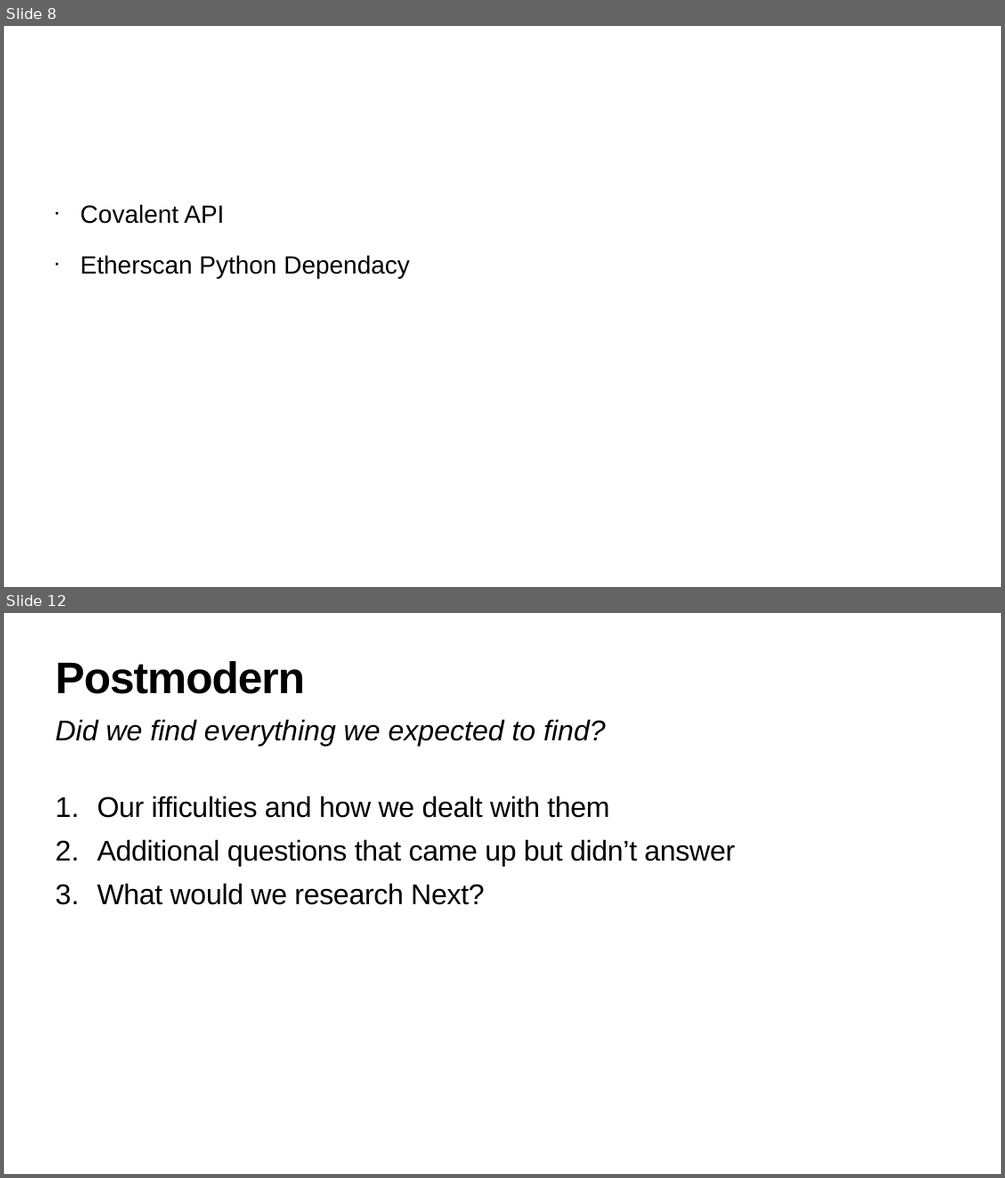
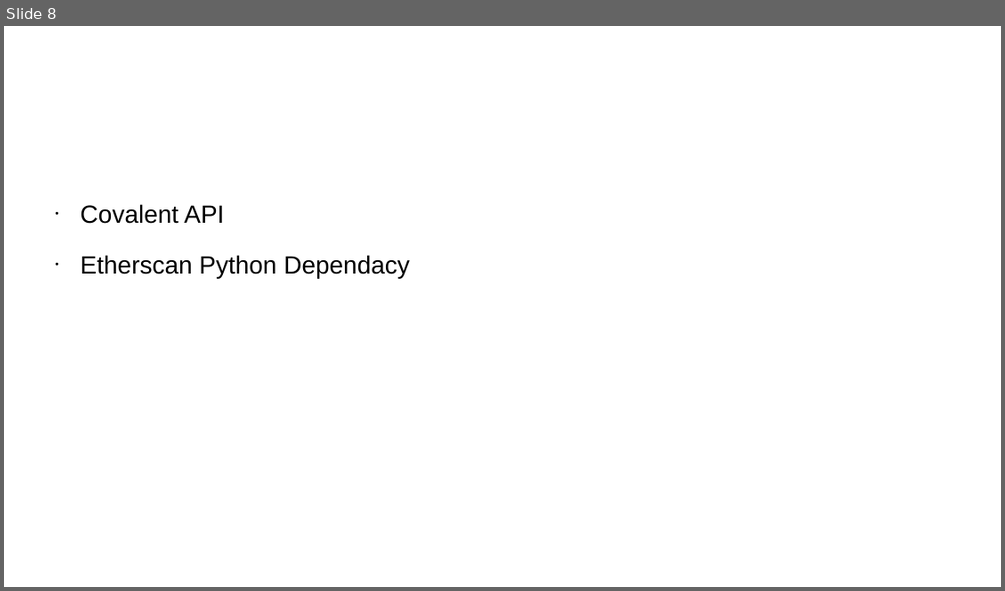
Before and after one commit to mmsaki/nft-trading-analysis, a slide deck: Fintech Group Presentation.pptx. Shown one above the other, each under a label of ours: slides 8 and 12 before the commit, slide 8 after it; the slides between them are not shown. The pictures are 1005x1178 and 1005x591 pixels, drawn with LibreOffice and Linux fonts; fonts in the diff are those of the drawing. Boxes give left, top, right and bottom in pixels: in the first picture for what was removed or moved away, otherwise in the second. Text is boxed around its words. In the diff, an @@ line names an element or a change of style, - is before the commit and + after.

```diff
--- a/Fintech Group Presentation.pptx
+++ b/Fintech Group Presentation.pptx
@@ slide 12 removed at box(4, 613, 1001, 1174), background #FFFFFF @@
@@ title removed at box(56, 661, 305, 694) @@
-Postmodern
@@ text removed at box(56, 719, 606, 746) @@
-Did we find everything we expected to find?
@@ text removed at box(97, 795, 735, 905) @@
-1. Our ifficulties and how we dealt with them
-2. Additional questions that came up but didn’t answer
-3. What would we research Next?
```
Also in this commit, not shown: 12 slides changed.
